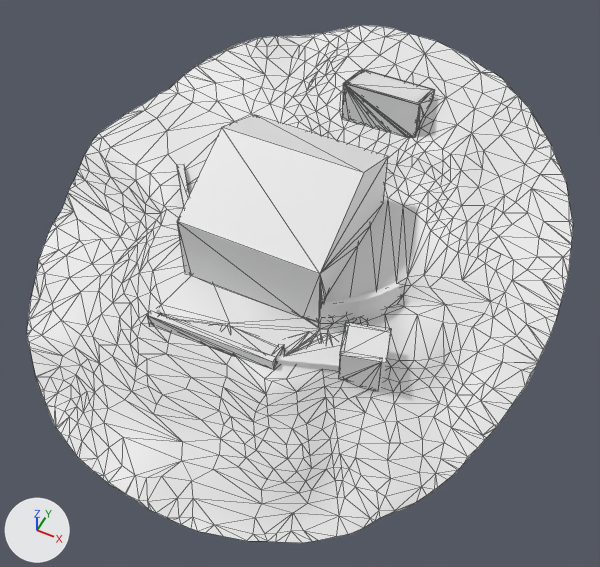
The glTF model projets/concours/oberaletsch/base.glb as it was, and as the next commit left it.
Before and after are seen from a camera (50 mm lens) standing at (26.0, -44.1, 42.7) and looking at (8.0, -8.1, -2.3). Every picture has the same lights, and +X, +Y and +Z are marked at lower left. The picture after the commit comes second. Mesh edges are drawn as thin lines on the coarser meshes. Where no turn or scale is listed for an object, it has been applied to the vertices.

The older version as bpy lines, for what is in view:
```python
me_geometry189 = bpy.data.meshes.new('Geometry189')
me_geometry189.from_pydata(...)  # 27 vertices, 50 faces; spans x 0.0..9.71, y -15.79..-15.01, z -3.16..-1.9
me_geometry189.materials.append(mat_material)  # white #e7e7e7
me_geometry195 = bpy.data.meshes.new('Geometry195')
me_geometry195.from_pydata(...)  # 24 vertices, 44 faces; spans x 13.72..16.44, y -13.8..-12.84, z -4.06..-0.61
me_geometry195.materials.append(mat_material)  # white #e7e7e7
me_geometry198 = bpy.data.meshes.new('Geometry198')
me_geometry198.from_pydata([(5.1, 5.15, 5.79), (5.1, 8.83, 4.8), (11.2, 8.83, 4.8), (11.2, 5.15, 5.79)], [], [(0, 1, 2), (0, 2, 3)])
me_geometry198.materials.append(mat_material)  # white #e7e7e7
ob_geometry189 = bpy.data.objects.new('Geometry189', me_geometry189)
ob_geometry189.location = (0.0, 0.0, 0.0)
ob_geometry195 = bpy.data.objects.new('Geometry195', me_geometry195)
ob_geometry195.location = (0.0, 0.0, 0.0)
ob_geometry198 = bpy.data.objects.new('Geometry198', me_geometry198)
ob_geometry198.location = (0.0, 0.0, 0.0)
# also in view: 'Geometry197' at (14.9, -12.3, -0.3); 'Geometry201' at (12.3, -10.1, -1.3); 'Geometry209' at (8.0, -12.4, -2.5); 'Geometry192' at (8.1, 5.2, 4.1); 'Geometry217' at (5.6, -5.6, -1.8)
```
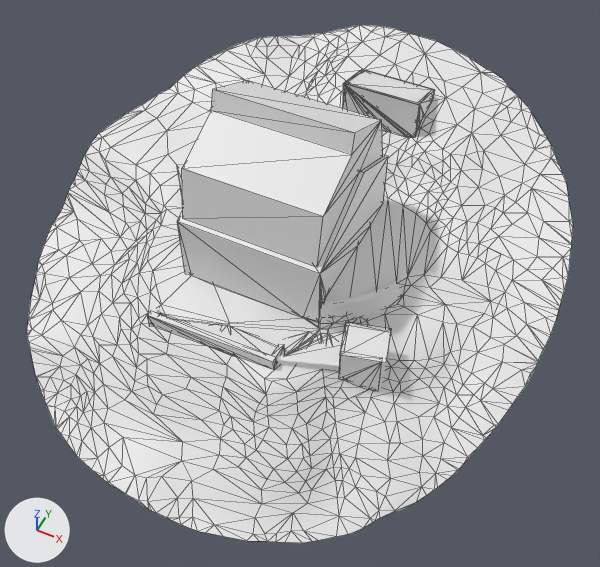
Pixel boxes [x1, y1, x2, y2] of what changed, in the pictures (600 x 567 px):
'Geometry241', added
    after: [182, 80, 383, 267]
'Geometry216', unchanged, covered by the edit
    before: [177, 115, 388, 327]
    after: [177, 155, 388, 327]

What changed in the scene script:
```text
Add me_geometry241:
    me_geometry241.from_pydata([(0.5, -10.9, 3.4), (0.5, -6.15, 9.22), (0.5, -10.21, 7.33), (0.5, -0.3, 4.77), (0.5, -4.6, 6.64), (0.5, -1.16, 8.51), (0.5, -5.77, 10.66), (10.7, -10.9, 3.4), (10.7, -6.15, 9.22), (10.7, -10.21, 7.33), (10.7, -4.6, 6.64), (10.7, -0.3, 4.77), (10.7, -1.16, 8.51), (10.7, -5.77, 10.66)], [], [(7, 0, 4), (7, 4, 10), (6, 13, 12), (6, 12, 5), (10, 4, 3), (10, 3, 11), (0, 7, 9), (0, 9, 2), (2, 9, 8), (2, 8, 1), (5, 12, 11), (5, 11, 3), (12, 13, 8), (12, 8, 9), (12, 9, 10), (11, 12, 10), (7, 10, 9), (1, 6, 5), (2, 1, 5), (4, 2, 5), (3, 4, 5), (0, 2, 4), (1, 8, 13), (1, 13, 6)])
    me_geometry241.materials.append(mat_material)  # white #e7e7e7
Add ob_geometry241:
    ob_geometry241 = bpy.data.objects.new('Geometry241', me_geometry241)
    ob_geometry241.location = (0.0, 0.0, 0.0)
```
